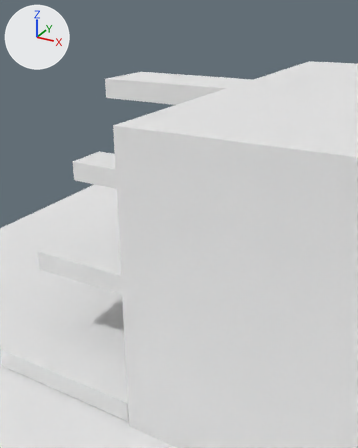
One commit to the OBJ model CG_FINAL/models/place/scene1.obj: the scene before it, then after it.
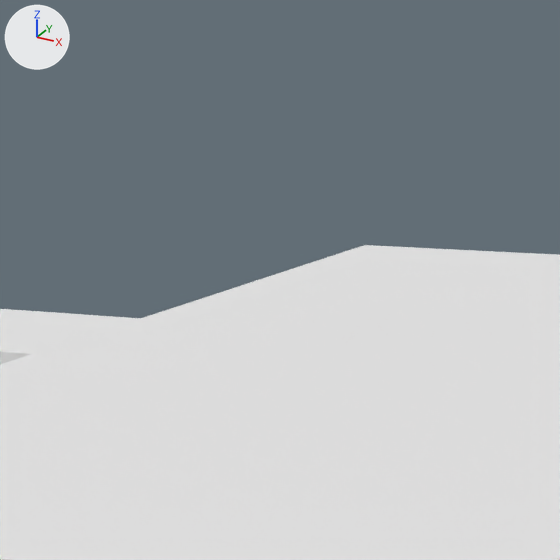
There are two pictures of each version: one from a camera (50 mm lens) standing at (-13.2, -38.0, 25.4) and looking at (-29.2, -9.0, 10.9), one close up on the part from 61% to 100% of the width and 0% to 31% of the height. The lights are fixed; the arrows at upper left show +X, +Y and +Z. Where no turn or scale is listed for an object, it has been applied to the vertices.

The older version as bpy lines, for what is in view:
```python
me_cube_001_cube_002 = bpy.data.meshes.new('Cube.001_Cube.002')
me_cube_001_cube_002.from_pydata(...)  # a box spanning x -28.0..60.0, y -18.0..18.0, z 0.0..20.0
me_cube_001_cube_002.materials.append(mat_material_003)  # white #e7e7e7
me_cube_006_cube_015 = bpy.data.meshes.new('Cube.006_Cube.015')
me_cube_006_cube_015.from_pydata(...)  # a box spanning x -39.8..-28.2, y -2.8..2.8, z 18.2..19.8
me_cube_006_cube_015.materials.append(mat_material_011)  # white #e7e7e7
ob_cube_001_cube_002 = bpy.data.objects.new('Cube.001_Cube.002', me_cube_001_cube_002)
ob_cube_001_cube_002.location = (0.0, 0.0, 0.0)
ob_cube_006_cube_015 = bpy.data.objects.new('Cube.006_Cube.015', me_cube_006_cube_015)
ob_cube_006_cube_015.location = (0.0, 0.0, 0.0)
```
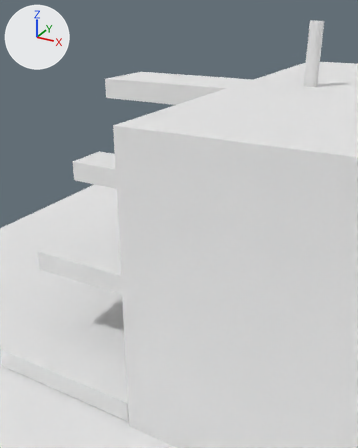
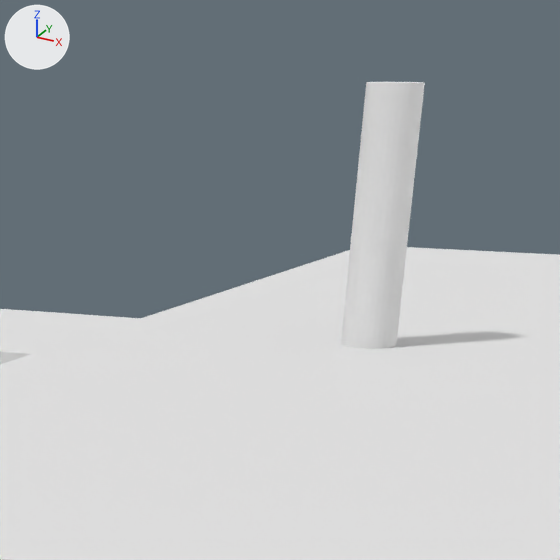
Where the change shows, as pixel boxes (x1, y1, x2, y2) in the close-ups (560 x 560 px):
'Cylinder.003_Cylinder.005', added
    after: (341, 82, 425, 349)

The edits, one by one:
Material 'Material.002' (mat_material_002) is new.
Its base color is (0.8, 0.8, 0.8) (white #e7e7e7).
Its roughness is 1.0.
Mesh me_cylinder_003_cylinder_005 is new.
It is a 32-sided cylinder along z spanning x -23.5..-22.5, y -0.5..0.5, z 19.5..24.5.
It uses material mat_material_002 (white #e7e7e7).
Object 'Cylinder.003_Cylinder.005' (ob_cylinder_003_cylinder_005) is new; it shows me_cylinder_003_cylinder_005.
Its location is (0.0, 0.0, 0.0).
